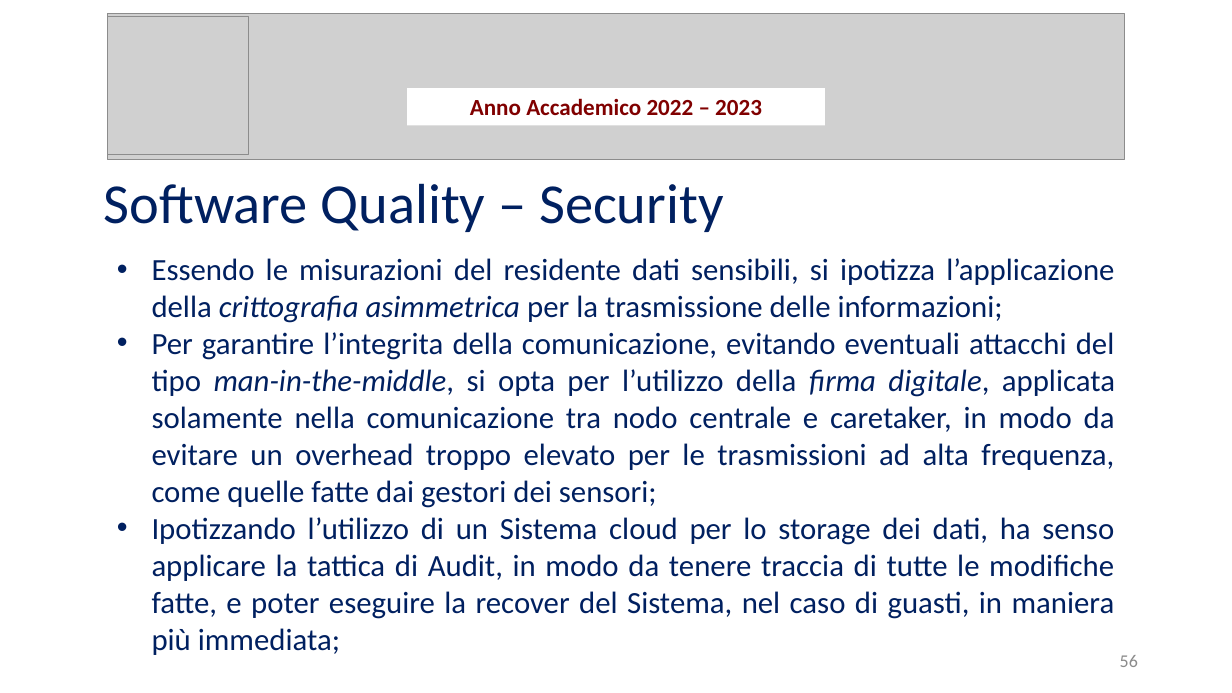
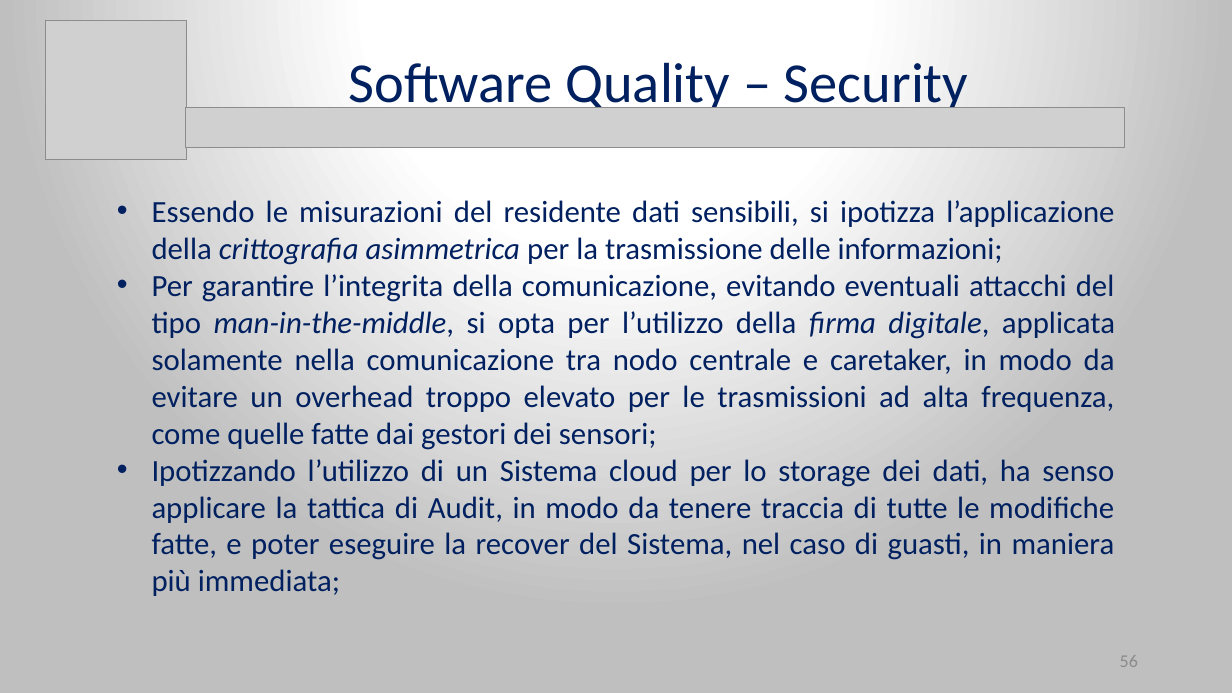
Before and after one commit to Wonderjack996/unimib-software-architecture, a slide deck: slide 56 of Progetto/Presentazione.pptx. Drawn at 1232x693 pixels with LibreOffice and Linux fonts; fonts in the diff are those of the drawing; grey boxes stand for pictures. Boxes give left, top, right and bottom in pixels: in the first picture for what was removed or moved away, otherwise in the second. Text is boxed around its words. In the diff, an @@ line names an element or a change of style, - is before the commit and + after.

```diff
--- a/Progetto/Presentazione.pptx
+++ b/Progetto/Presentazione.pptx
@@ background #FFFFFF to gradient #FFFFFF to #BFBFBF @@
@@ picture added at [46,20,187,159] @@
@@ picture removed at [108,14,1125,160] @@
@@ picture removed at [108,17,249,155] @@
@@ text "Software Quality – Security": place and size @@
-text "Software Quality – Security" at [104,183,723,232]
+text "Software Quality – Security" at [348,62,968,116]
@@ text "Software Quality – Security" at [348,62,968,116]: alignment justified to centre @@
@@ rectangle removed at [408,88,825,125] @@
-Anno Accademico 2022 – 2023
@@ picture added at [186,108,1125,148] @@
@@ text "Essendo le misurazioni del residente ...": place and size @@
-text "Essendo le misurazioni del residente ..." at [152,258,1115,655]
+text "Essendo le misurazioni del residente ..." at [152,200,1115,596]
```
Also in this commit, not shown: 57 other slides changed, 1 other file.
